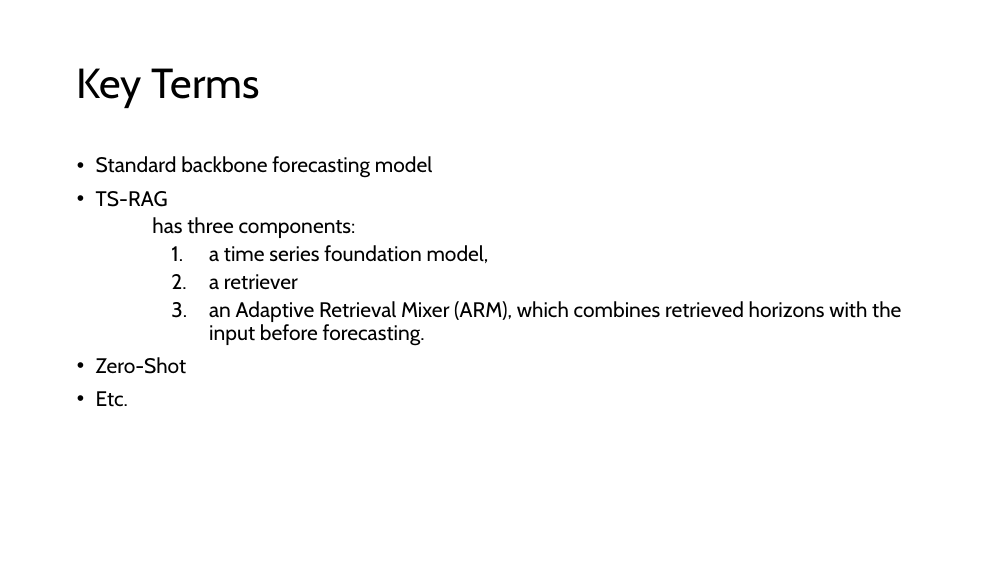
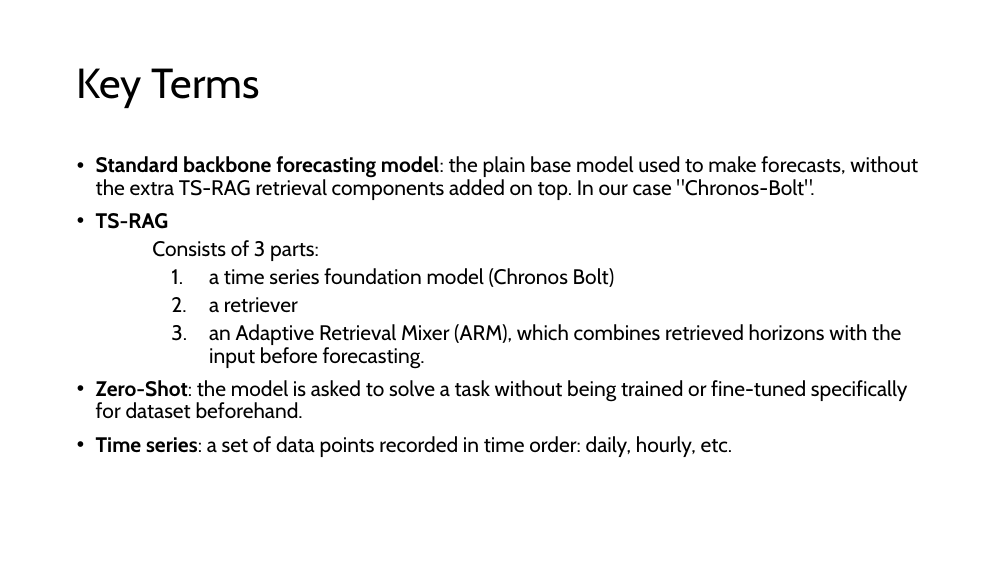
Before and after one commit to ZGRochelleDev/intelligent-systems-code-Review, a slide deck: slide 4 of deliverables/code-review-presentation.pptx. Drawn at 1008x567 pixels with LibreOffice and Linux fonts; fonts in the diff are those of the drawing. Boxes give left, top, right and bottom in pixels: in the first picture for what was removed or moved away, otherwise in the second. Text is boxed around its words. In the diff, an @@ line names an element or a change of style, - is before the commit and + after.

```diff
--- a/deliverables/code-review-presentation.pptx
+++ b/deliverables/code-review-presentation.pptx
@@ text at (x1=96, y1=156, x2=918, y2=200): text changed @@
-• Standard backbone forecasting model
+• Standard backbone forecasting model: the plain base model used to make forecasts, without the extra TS-RAG retrieval components added on top. In our case "Chronos-Bolt".
@@ text at (x1=96, y1=213, x2=169, y2=229): bold on in "TS-RAG" @@
@@ text at (x1=152, y1=240, x2=615, y2=287): text changed @@
-    has three components:
-    1. a time series foundation model,
+    Consists of 3 parts:
+    1. a time series foundation model (Chronos Bolt)
@@ text at (x1=96, y1=380, x2=908, y2=457): text changed @@
-• Zero-Shot
-• Etc.
+• Zero-Shot: the model is asked to solve a task without being trained or fine-tuned specifically for dataset beforehand.
+• Time series: a set of data points recorded in time order: daily, hourly, etc.
```
Also in this commit, not shown: 4 other slides changed, 2 other files.
